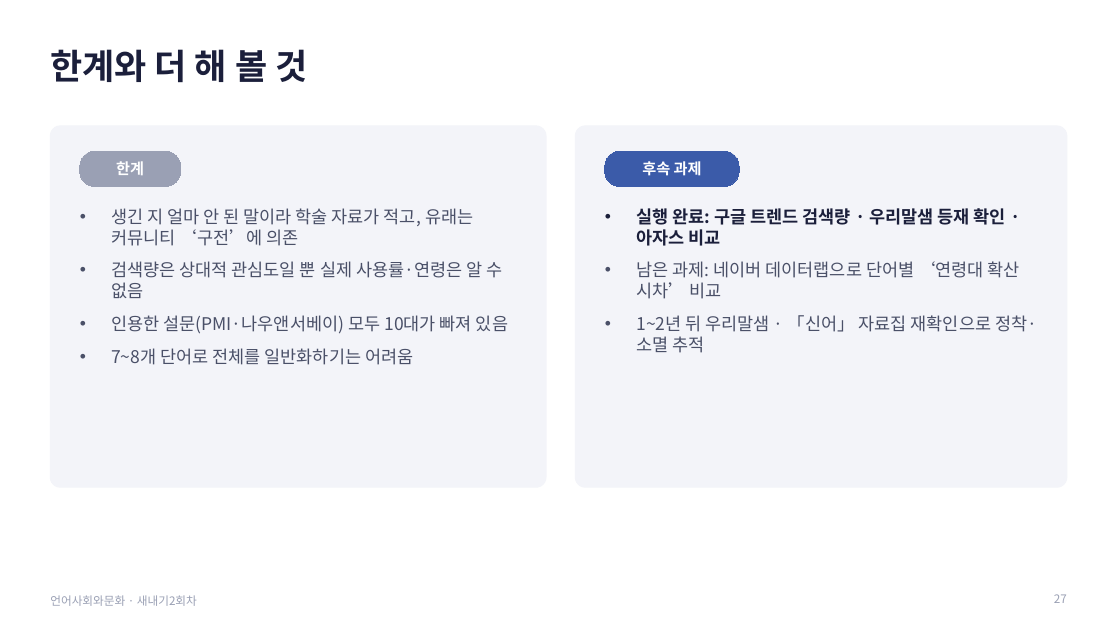
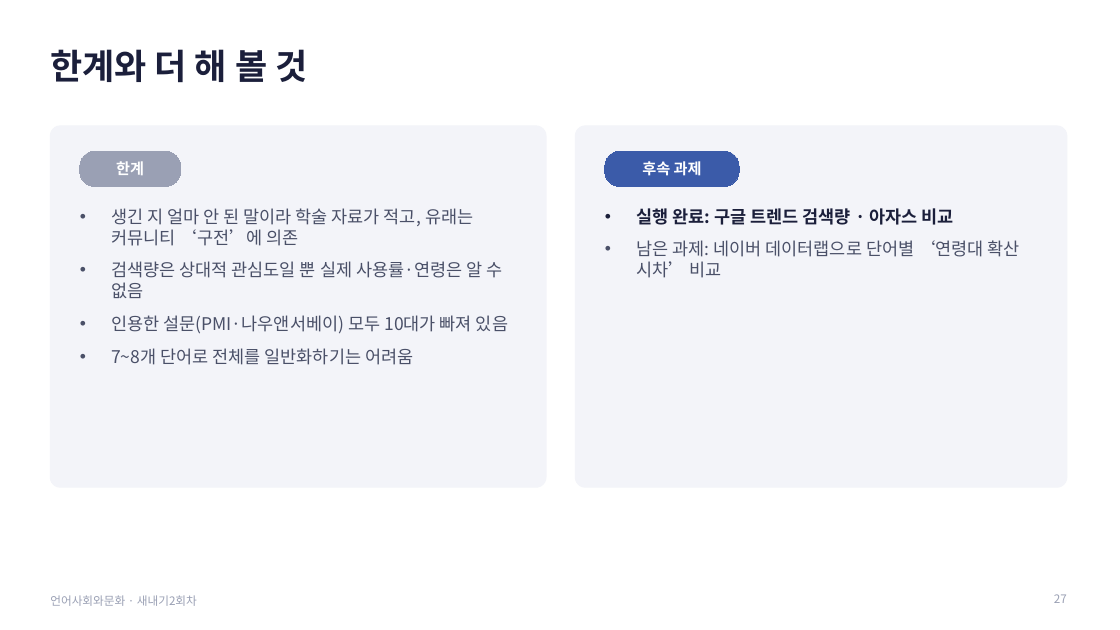
Before and after one commit to junseok7-cpu/hello, a slide deck: slide 27 of report/언어사회와문화_발표_새내기2회차.pptx. Drawn at 1120x630 pixels with LibreOffice and Linux fonts; fonts in the diff are those of the drawing. Boxes give left, top, right and bottom in pixels: in the first picture for what was removed or moved away, otherwise in the second. Text is boxed around its words. In the diff, an @@ line names an element or a change of style, - is before the commit and + after.

```diff
--- a/report/언어사회와문화_발표_새내기2회차.pptx
+++ b/report/언어사회와문화_발표_새내기2회차.pptx
@@ text at (636,208,954,225): text changed @@
-• 실행 완료: 구글 트렌드 검색량 · 우리말샘 등재 확인 · 아자스 비교
+• 실행 완료: 구글 트렌드 검색량 · 아자스 비교
@@ text at (636,315,1037,353): paragraph removed @@
-• 1~2년 뒤 우리말샘 · 「신어」 자료집 재확인으로 정착·소멸 추적
```
Also in this commit, not shown: 3 other slides changed.
